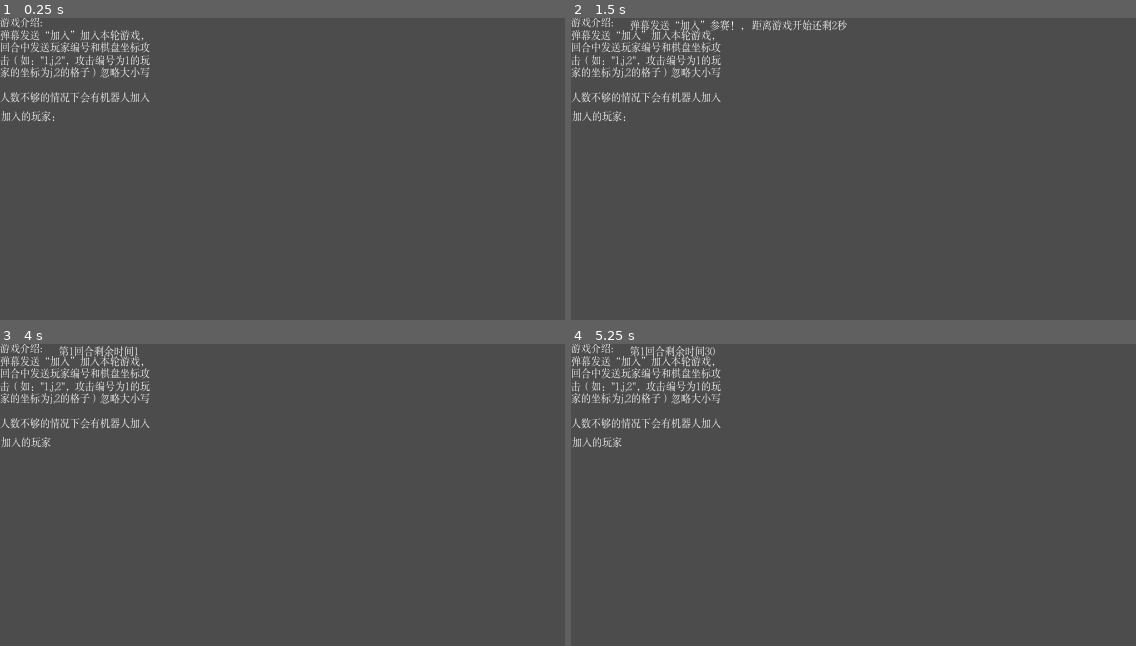
Above: before the commit, frames 1-4 (two rows, left to right).
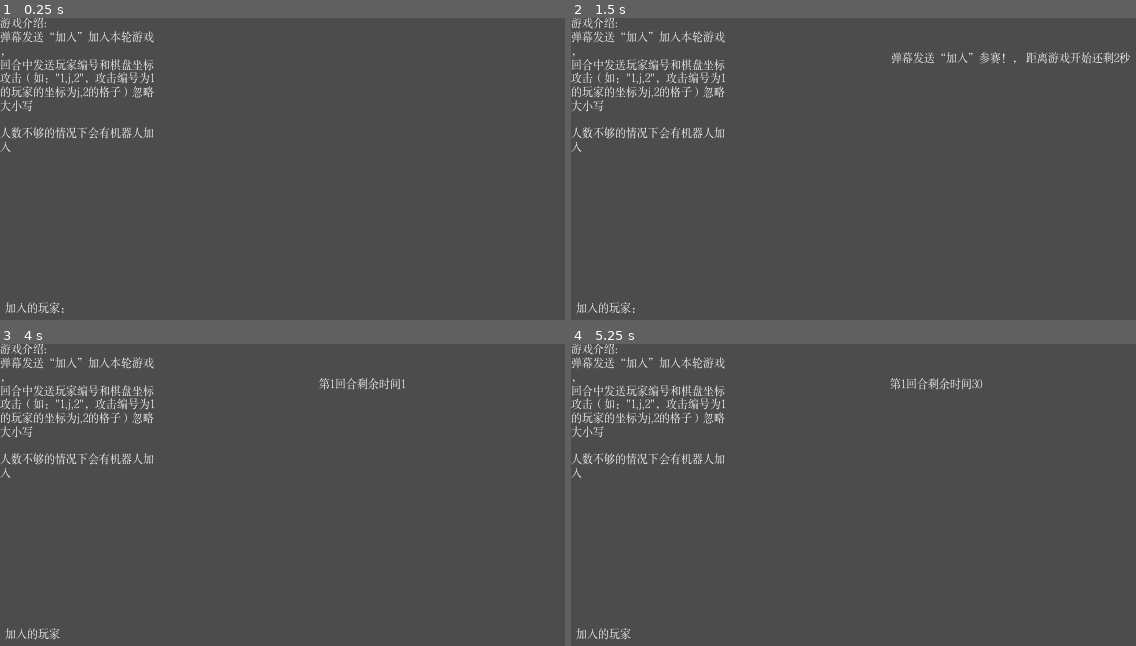
Above: after the commit, the same moments.

Repository: knil0o/tanmaku-battleship
Game: Godot game, scene res://MainScene.tscn
Two runs of this game, one before a commit and one after it. Both use one fixed random seed, a clock stepped at 60 frames per second and the inputs below.
Inputs (mouse positions are in pixels of both pictures, inside the frame that each line leads up to):
- Up to frame 1 (0.25 s): no input
- Up to frame 2 (1.5 s): tap Enter at 0.5 s; move the mouse to (outside the picture) at 0.52 s; click (outside the picture) at 0.67 s; tap Space at 1.25 s; move the mouse to (808, 265) at 1.27 s; click (808, 265) at 1.42 s
- Up to frame 3 (4 s): move the mouse to (480, 470) at 2.02 s; click (480, 470) at 2.17 s; tap Enter at 2.75 s; move the mouse to (outside the picture) at 2.77 s; click (outside the picture) at 2.92 s; tap Space at 3.5 s; move the mouse to (outside the picture) at 3.52 s; click (outside the picture) at 3.67 s
- Up to frame 4 (5.25 s): tap Enter at 4.25 s; move the mouse to (729, 501) at 4.27 s; click (729, 501) at 4.42 s; tap Space at 5 s; move the mouse to (1011, 570) at 5.02 s; click (1011, 570) at 5.17 s

The runs differ from the first frame. In frame 1, 3.8% of the frame differs, in the area x 0-28%, y 0-99%; in frame 2, 5.0%, in the area x 0-99%, y 0-99%; in frame 3, 4.3%; in frame 4, 4.3%.

Commit message:
fix: 改良AI

Diff:
--- a/Controller/BotController.gd
+++ b/Controller/BotController.gd
@@ -4,28 +4,43 @@
 var timeout = 5
 func _ready():
 	pass # Replace with function body.
+func get_whom(source):
+	var players = Player.get_players()
+	var availables = []
+	for p in players:
+		if(p.index != source.index):
+			availables.append(p)
+	randomize()
+	if availables.size() == 0:
+		return null
+	return availables[randi() % availables.size()]
+# 随机得到被击中的船的位置
+func get_hit_pos(target):
+	var hits = target.hit_positions
+	var ships = target.ship_positions
+	var hitables = []
+	for ship in ships:
+		for hit in hits:
+			var surrounds = target.get_surrounds(hit)
+			if ship == hit && target.get_surrounds(hit).size() > 0:
+				hitables.append_array(surrounds)
+	#随机取一个位置
+	print(target.player_name, " surrounds: ", hitables)
+	randomize()
 
+	if hitables.size() == 0:
+		return target.rand_pos()
+	if target.ship_positions.size() == 0:
+		return null
 
+	return hitables[randi() % hitables.size()]
 
 func hit(source):
-	var target = null
-	var retry = 100
-	while target == null || retry > 0:
-		retry -=1
-		var players = Player.get_players()
-		var availables = []
-		for p in players:
-			if(p.index != source.index):
-				availables.append(p)
-		target = availables[random_index(availables.size())]
-
+	var target = get_whom(source);
 	var hits = target.hit_positions
-	var to_hit = target.rand_pos()
-	if(hits.size() > 0):
-		var one_hit = hits[random_index(hits.size())]
-		var surrounds = source.get_surrounds(one_hit)
-		if(surrounds.size() > 0):
-			to_hit = surrounds[random_index(surrounds.size())]
+	var to_hit = get_hit_pos(target)
+	if !to_hit:
+		return
 	emit_signal("on_bot_hit", source, target.index, to_hit)
 func random_index(size: int):
 	randomize()
--- a/HUD/HUD.tscn
+++ b/HUD/HUD.tscn
@@ -21,19 +21,19 @@
 autowrap = true
 
 [node name="TimerText" type="Label" parent="."]
-margin_left = 94.0
-margin_top = 3.0
-margin_right = 221.0
-margin_bottom = 18.0
+margin_left = 510.0
+margin_top = 54.0
+margin_right = 637.0
+margin_bottom = 73.0
 custom_fonts/font = ExtResource( 1 )
 align = 1
 valign = 1
 
 [node name="CurrentPlayer" type="Label" parent="."]
-margin_left = 1.0
-margin_top = 135.0
-margin_right = 45.0
-margin_bottom = 149.0
+margin_left = 7.0
+margin_top = 440.0
+margin_right = 51.0
+margin_bottom = 459.0
 custom_fonts/font = ExtResource( 1 )
 
 [node name="PlayerInfo" type="Label" parent="CurrentPlayer" groups=["game"]]
@@ -44,10 +44,10 @@
 custom_fonts/font = ExtResource( 1 )
 
 [node name="GameOver" type="Label" parent="." groups=["over"]]
-margin_left = 219.0
-margin_top = 160.0
-margin_right = 925.0
-margin_bottom = 471.0
+margin_left = 317.0
+margin_top = 180.0
+margin_right = 1023.0
+margin_bottom = 491.0
 custom_colors/font_color = Color( 0.831373, 0.235294, 0.0901961, 1 )
 custom_fonts/font = ExtResource( 3 )
 align = 1
--- a/MainScene.gd
+++ b/MainScene.gd
@@ -3,7 +3,6 @@
 # var a = 2
 # var b = "text"
 #定义发送的signal
-signal click_pos(event)
 export(PackedScene) var chess_board_scene
 export(PackedScene) var player_scene
 export(PackedScene) var controller
@@ -40,7 +39,6 @@
 			player[Player.Status] = Player.PlayerStatus.WAITING
 			player[Player.IsBot] = true
 			var board = add_player(player)
-			print("cpu player:", player, "board status:", board.status)
 			board.hide()
 
 			print("加入玩家",board)
@@ -180,12 +178,15 @@
 
 #加入玩家
 func _on_WsController_on_player_in(player_name):
+	#
+
 	#用名字创建玩家
 	var new_player = {Player.Name: player_name, Player.Status: Player.PlayerStatus.WAITING}
 	var board = add_player(new_player)
 	board.hide()
 func alert(msg: String):
 	print("WARN!!! ", msg)
+
 	pass
 func restart():
 	get_tree().reload_current_scene()
--- a/font/chinese.tres
+++ b/font/chinese.tres
@@ -4,4 +4,5 @@
 font_path = "res://font/FZSSJ.OTF"
 
 [resource]
+size = 18
 font_data = SubResource( 1 )
--- a/player/Player.gd
+++ b/player/Player.gd
@@ -54,3 +54,27 @@
 	return bots
 func clear():
 	players = []
+#根据剩余格子数对比
+static func compare_position_count(a, b) -> bool:
+	if(!a.ship_positions):
+		return false
+	if(!b.ship_positions):
+		return true
+
+	return a.ship_positions.size() < b.ship_positions.size()
+#随机排序
+static func random_compare(a,b) -> bool:
+	randomize()
+	return (randi() % 100) % 3 == 1
+func sort_by_positions():
+	var players = get_players()
+	print("original sort:", players[0].ship_positions, players[players.size()-1].ship_positions)
+	players.sort_custom(Node, "compare_position_count")
+	print("sorted: ", players[0].ship_positions, players[players.size()-1].ship_positions)
+	return players
+func sort_random():
+	var players = get_players()
+	print("original sort:", players[0].index, players[players.size()-1].index)
+	players.sort_custom(Node, "random_compare")
+	print("sorted: ", players[0].index, players[players.size()-1].index)
+	return players
